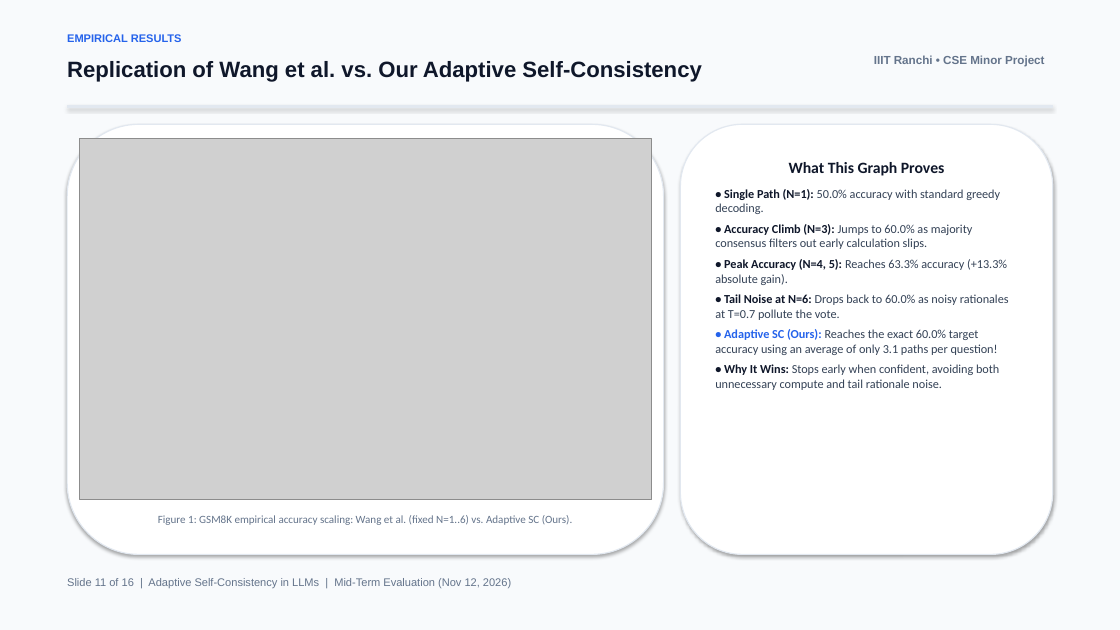
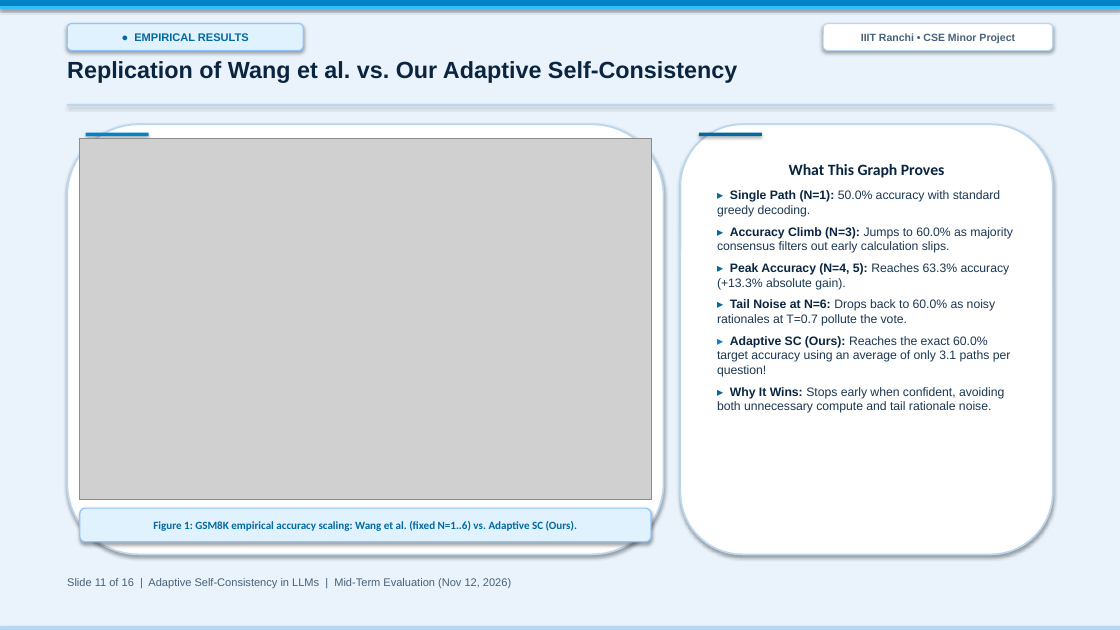
Before and after one commit to AbhinavKr0110/minor_project, a slide deck: slide 11 of presentation.pptx. Drawn at 1120x630 pixels with LibreOffice and Linux fonts; fonts in the diff are those of the drawing; grey boxes stand for pictures. Boxes give left, top, right and bottom in pixels: in the first picture for what was removed or moved away, otherwise in the second. Text is boxed around its words. In the diff, an @@ line names an element or a change of style, - is before the commit and + after.

```diff
--- a/presentation.pptx
+++ b/presentation.pptx
@@ rectangle at <box>0,0,1120,630</box>: fill #F8FAFC to #EAF3FB; outline #F8FAFC 0.75 pt to #EAF3FB 0.75 pt @@
@@ rectangle added at <box>0,0,1120,7</box>, fill #0284C7, outline #0284C7 0.75 pt @@
@@ rectangle added at <box>0,7,1120,8</box>, fill #38BDF8, outline #38BDF8 0.75 pt @@
@@ rounded rectangle "● EMPIRICAL RESULTS": place and size @@
-rounded rectangle "● EMPIRICAL RESULTS" at <box>67,34,182,42</box>
+rounded rectangle "● EMPIRICAL RESULTS" at <box>67,24,303,50</box>
@@ rounded rectangle "● EMPIRICAL RESULTS" at <box>67,24,303,50</box>: vertical alignment top to middle; fill none to #E0F2FE; outline none to #93C5FD 1 pt; shadow on @@
@@ rounded rectangle "IIIT Ranchi • CSE Minor ...": place and size @@
-rounded rectangle "IIIT Ranchi • CSE Minor ..." at <box>874,55,1044,67</box>
+rounded rectangle "IIIT Ranchi • CSE Minor ..." at <box>823,24,1053,50</box>
@@ rounded rectangle "IIIT Ranchi • CSE Minor ..." at <box>823,24,1053,50</box>: size 10 to 9 pt, text colour #64748B to #47627A; alignment right to centre; vertical alignment top to middle; fill none to #FFFFFF; outline none to #BAD7F2 1 pt; shadow on @@
@@ text "Replication of Wang et al. ..." at <box>67,61,737,83</box>: size 19 to 20 pt, text colour #0F172A to #0A2540 @@
@@ text in rounded rectangle at <box>134,33,249,41</box>: text changed; text colour #2563EB to #0369A1 @@
-EMPIRICAL RESULTS
+● EMPIRICAL RESULTS
@@ rectangle at <box>67,104,1053,106</box>: fill #E2E8F0 to #BAD7F2; outline #E2E8F0 0.75 pt to #BAD7F2 0.75 pt @@
@@ rounded rectangle at <box>67,124,664,555</box>: outline #E2E8F0 1 pt to #BAD7F2 1.5 pt @@
@@ rounded rectangle added at <box>86,133,149,136</box>, fill #0284C7 @@
@@ rounded rectangle "What This Graph Proves" at <box>681,124,1053,555</box>: outline #E2E8F0 1 pt to #BAD7F2 1.5 pt @@
@@ rounded rectangle added at <box>699,133,762,136</box>, fill #0369A1 @@
@@ text in rounded rectangle at <box>789,164,945,178</box>: text colour #0F172A to #0A2540 in "What This Graph Proves" @@
@@ text in rounded rectangle at <box>717,190,1013,413</box>: text changed; font Calibri to Arial; text colour #334155 to #1C3752 @@
-• Single Path (N=1): 50.0% accuracy with standard greedy decoding.
-• Accuracy Climb (N=3): Jumps to 60.0% as majority consensus filters out early calculation slips.
-• Peak Accuracy (N=4, 5): Reaches 63.3% accuracy (+13.3% absolute gain).
-• Tail Noise at N=6: Drops back to 60.0% as noisy rationales at T=0.7 pollute the vote.
-• Adaptive SC (Ours): Reaches the exact 60.0% target accuracy using an average of only 3.1 paths per question!
-• Why It Wins: Stops early when confident, avoiding both unnecessary compute and tail rationale noise.
+▸ Single Path (N=1): 50.0% accuracy with standard greedy decoding.
+▸ Accuracy Climb (N=3): Jumps to 60.0% as majority consensus filters out early calculation slips.
+▸ Peak Accuracy (N=4, 5): Reaches 63.3% accuracy (+13.3% absolute gain).
+▸ Tail Noise at N=6: Drops back to 60.0% as noisy rationales at T=0.7 pollute the vote.
+▸ Adaptive SC (Ours): Reaches the exact 60.0% target accuracy using an average of only 3.1 paths per question!
+▸ Why It Wins: Stops early when confident, avoiding both unnecessary compute and tail rationale noise.
@@ rounded rectangle "Figure 1: GSM8K empirical accuracy ...": place and size @@
-rounded rectangle "Figure 1: GSM8K empirical accuracy ..." at <box>158,515,573,525</box>
+rounded rectangle "Figure 1: GSM8K empirical accuracy ..." at <box>80,508,651,542</box>
@@ rounded rectangle "Figure 1: GSM8K empirical accuracy ..." at <box>80,508,651,542</box>: text colour #64748B to #0369A1, bold on; vertical alignment top to middle; fill none to #E0F2FE; outline none to #93C5FD 1 pt; shadow on @@
@@ text "Slide 11 of 16 | ..." at <box>67,578,511,588</box>: text colour #64748B to #47627A @@
@@ rectangle added at <box>0,627,1120,630</box>, fill #BAD7F2, outline #BAD7F2 0.75 pt @@
```
Also in this commit, not shown: 15 other slides changed, 4 other files.
